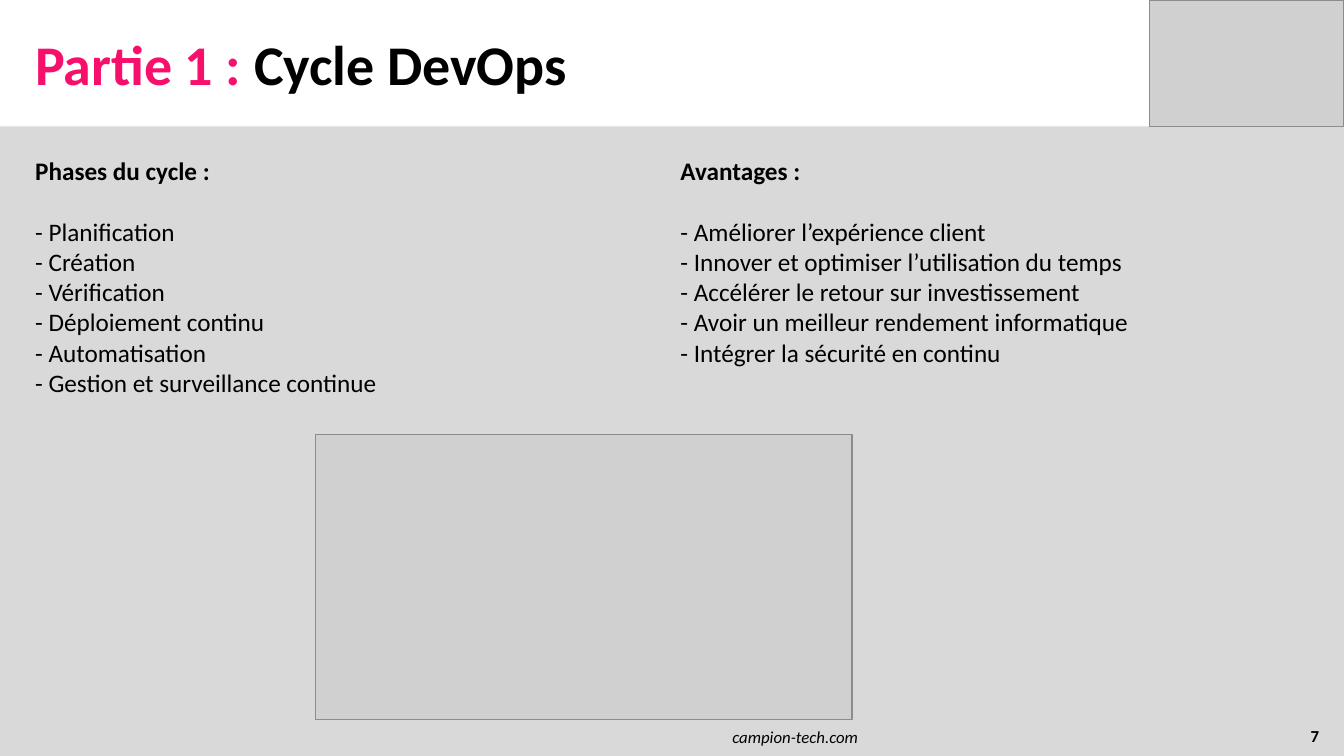
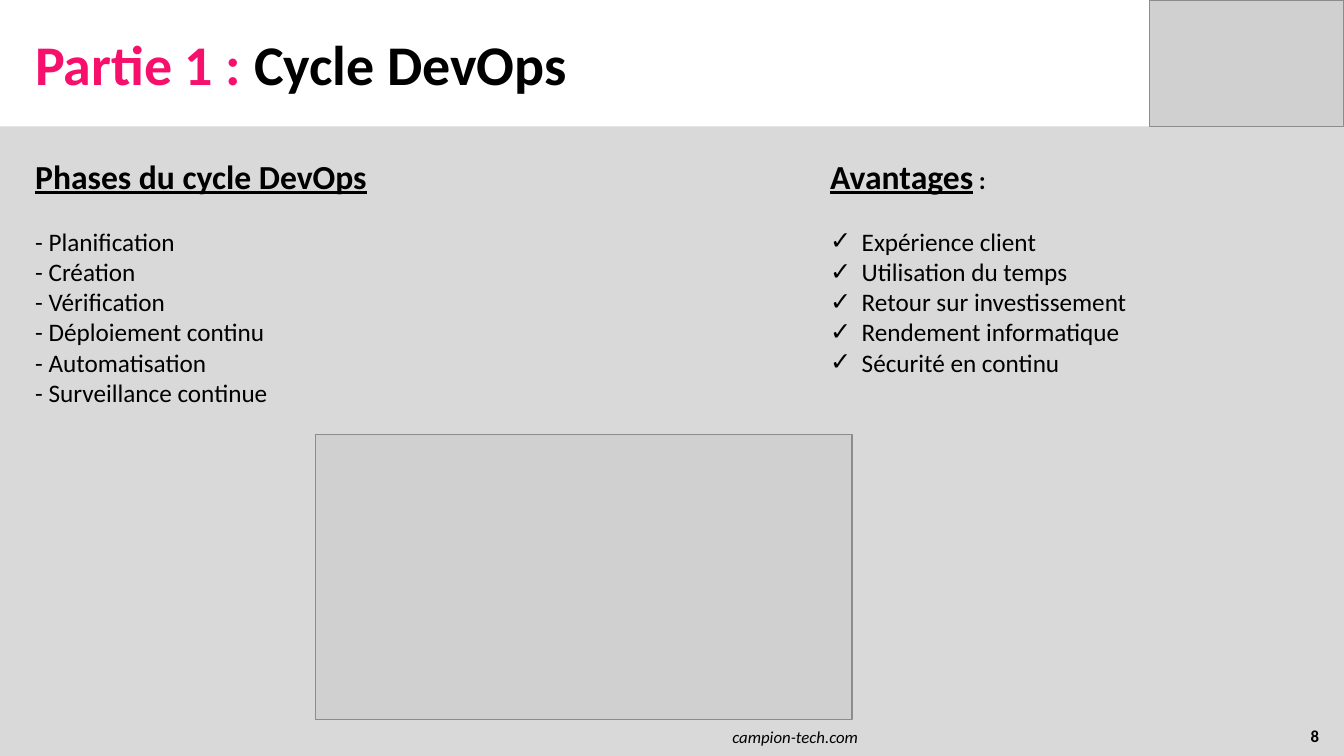
Before and after one commit to AITcorporation/Presentation-DevOps, a slide deck: slide 8 of Presentation.pptx (slide 7 before the commit). Drawn at 1344x756 pixels with LibreOffice and Linux fonts; fonts in the diff are those of the drawing; grey boxes stand for pictures. Boxes give left, top, right and bottom in pixels: in the first picture for what was removed or moved away, otherwise in the second. Text is boxed around its words. In the diff, an @@ line names an element or a change of style, - is before the commit and + after.

```diff
--- a/Presentation.pptx
+++ b/Presentation.pptx
@@ text at <box>35,165,367,195</box>: text changed; size 18 to 24 pt @@
-Phases du cycle :
+Phases du cycle DevOps
@@ text "Avantages :": place and size @@
-text "Avantages :" at <box>680,163,1128,367</box>
+text "Avantages :" at <box>830,167,1126,372</box>
@@ text at <box>830,167,973,195</box>: size 18 to 24 pt, underline on in "Avantages" @@
@@ text at <box>862,233,1126,372</box>: text changed @@
-- Améliorer l’expérience client
-- Innover et optimiser l’utilisation du temps
-- Accélérer le retour sur investissement
-- Avoir un meilleur rendement informatique
-- Intégrer la sécurité en continu
+✓ Expérience client
+✓ Utilisation du temps
+✓ Retour sur investissement
+✓ Rendement informatique
+✓ Sécurité en continu
@@ text at <box>49,384,268,402</box>: text changed @@
-- Gestion et surveillance continue
+- Surveillance continue
@@ page number at <box>1311,730,1319,742</box>: text changed @@
-7
+8
```
Also in this commit, not shown: 17 other slides changed, 1 slide added.
